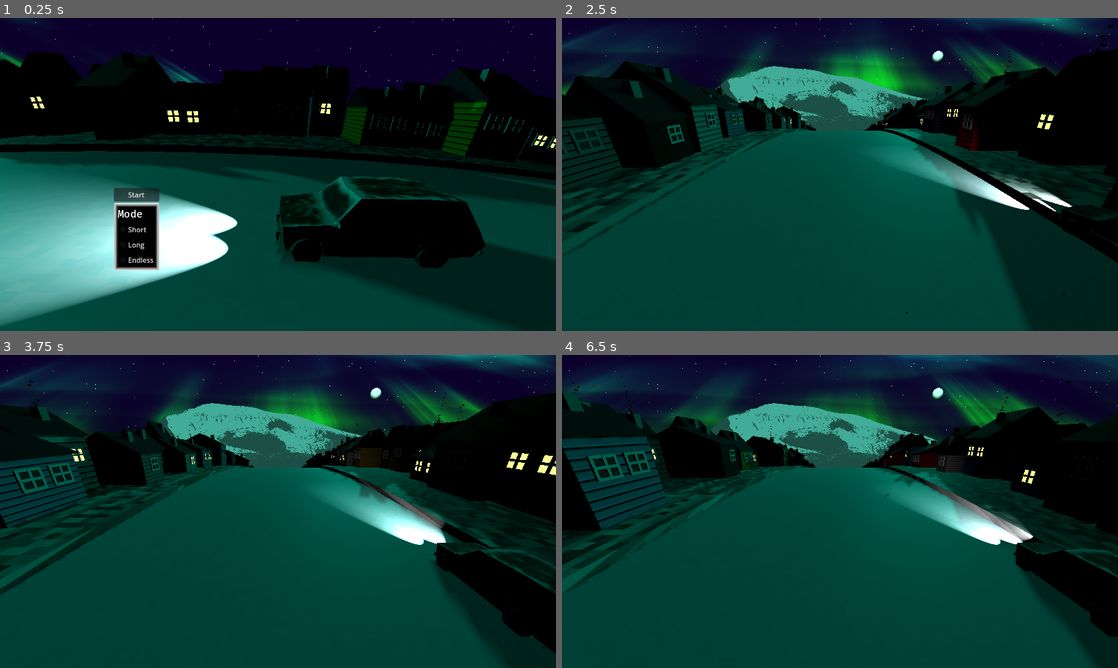
Above: before the commit, frames 1-4 (two rows, left to right).
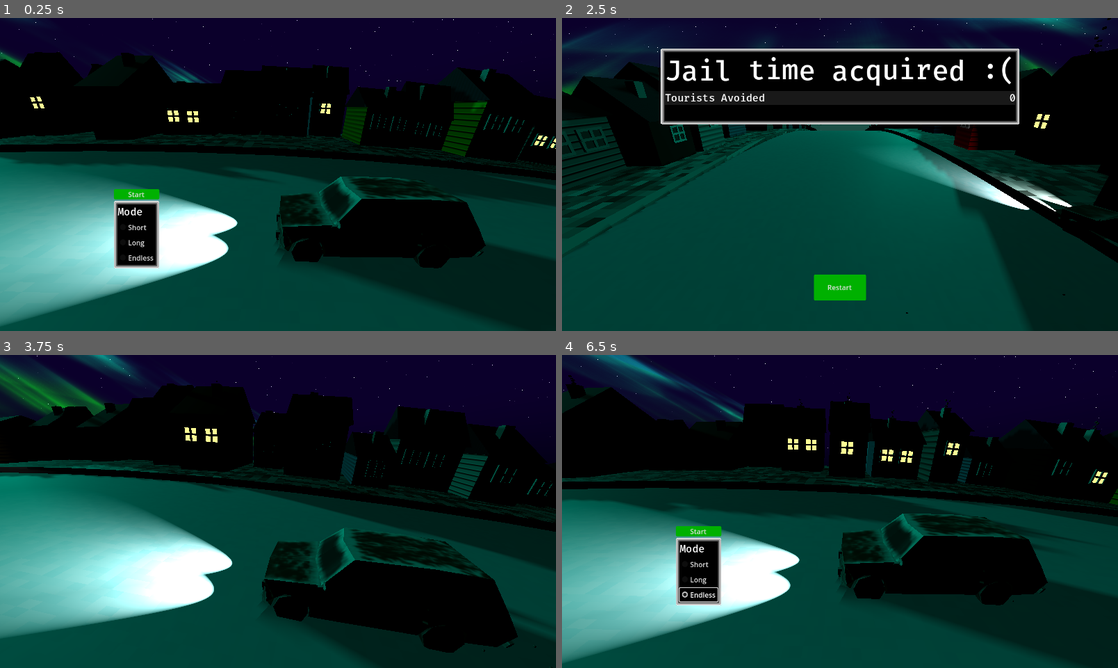
Above: after the commit, the same moments.

Repository: bjornarprytz/waves
Game: Godot game, scene res://main.tscn
Two runs of this game, one before a commit and one after it. Both use one fixed random seed, a clock stepped at 60 frames per second and the inputs below.
Inputs (mouse positions are in pixels of both pictures, inside the frame that each line leads up to):
- Up to frame 1 (0.25 s): no input
- Up to frame 2 (2.5 s): click "Start" at 0.5 s; tap Enter (start) at 1.25, 1.55, 2.1 s; hold Right (steer_right) 1.28-2.03 s; hold Space (honk) 1.28-2.03 s; hold A (steer_left) from 2.03 s (still down); tap K at 2.3 s
- Up to frame 3 (3.75 s): release A (steer_left) at 2.75 s; click (278, 624) at 2.75 s, where only the run after the commit has a clickable "Restart"; click (139, 530) at 3.5 s, where only the run after the commit has a clickable "Start"
- Up to frame 4 (6.5 s): hold Right (steer_right) 4.28-5 s; hold Space (honk) 4.28-5 s; tap K at 4.35 s; click (840, 624) at 5 s, where only the run after the commit has a clickable "Restart"; click (701, 596) at 5.75 s, where only the run after the commit has a clickable "Endless"

The runs differ from the first frame. In frame 1, 0.8% of the frame differs, in the area x 20-29%, y 54-81%; in frame 2, 16%; in frame 3, 57%, in the area x 0-100%, y 0-100%; in frame 4, 56%.

Commit message:
Modular tourist

Diff:
--- a/src/global_theme.tres
+++ b/src/global_theme.tres
@@ -6,6 +6,13 @@
 [ext_resource type="FontFile" uid="uid://b5skvr8ealnht" path="res://assets/fonts/Bona_Nova_SC/BonaNovaSC-Bold.ttf" id="4_hijak"]
 [ext_resource type="FontFile" uid="uid://bb122o3gnfkmh" path="res://assets/fonts/Bona_Nova_SC/BonaNovaSC-Italic.ttf" id="5_x5u83"]
 [ext_resource type="FontFile" uid="uid://dcf1hls2gfcfc" path="res://assets/fonts/Bona_Nova_SC/BonaNovaSC-Regular.ttf" id="6_m0kks"]
+
+[sub_resource type="StyleBoxFlat" id="StyleBoxFlat_vp42j"]
+bg_color = Color(0, 0.69411767, 0, 1)
+corner_radius_top_left = 3
+corner_radius_top_right = 3
+corner_radius_bottom_right = 3
+corner_radius_bottom_left = 3
 
 [sub_resource type="StyleBoxTexture" id="StyleBoxTexture_a20gn"]
 texture = ExtResource("1_hanp0")
@@ -15,6 +22,8 @@
 texture_margin_bottom = 9.0
 
 [resource]
+ActionButton/base_type = &"Button"
+ActionButton/styles/normal = SubResource("StyleBoxFlat_vp42j")
 PanelContainer/styles/panel = SubResource("StyleBoxTexture_a20gn")
 RichTextLabel/font_sizes/normal_font_size = 24
 RichTextLabel/fonts/bold_font = ExtResource("2_hmq0m")
--- a/src/ground.gd
+++ b/src/ground.gd
@@ -26,141 +26,141 @@
 
 
 func _ready() -> void:
-    assert(self.mesh.top_radius == self.mesh.bottom_radius)
+	assert(self.mesh.top_radius == self.mesh.bottom_radius)
 
-    var r = self.mesh.top_radius
+	var r = self.mesh.top_radius
 
-    var circumference_in_meters = r * 2 * PI
+	var circumference_in_meters = r * 2 * PI
 
-    degrees_per_meter = circumference_in_meters / 360.0
-    rads_per_meter = deg_to_rad(degrees_per_meter)
+	degrees_per_meter = circumference_in_meters / 360.0
+	rads_per_meter = deg_to_rad(degrees_per_meter)
 
-    _spawn_buildings()
+	_spawn_buildings()
 
 func place_taco_store(degrees: float):
-    var angle_rad = deg_to_rad(degrees)
-    var x = cos(angle_rad) * (self.mesh.top_radius)
-    var z = sin(angle_rad) * (self.mesh.top_radius)
-    var y = 0.0
-    var taco_store_instance = taco_store_spawner.instantiate() as Node3D
-    add_child(taco_store_instance)
-    taco_store_instance.position = Vector3(x, y, z)
+	var angle_rad = deg_to_rad(degrees)
+	var x = cos(angle_rad) * (self.mesh.top_radius)
+	var z = sin(angle_rad) * (self.mesh.top_radius)
+	var y = 0.0
+	var taco_store_instance = taco_store_spawner.instantiate() as Node3D
+	add_child(taco_store_instance)
+	taco_store_instance.position = Vector3(x, y, z)
 
-    # Rotate taco store so Y-axis points away from wheel center (outward)
-    var outward = Vector3(x, 0, z).normalized()
-    var forward = Vector3.UP.cross(outward).normalized()
-    var right = outward.cross(forward).normalized()
+	# Rotate taco store so Y-axis points away from wheel center (outward)
+	var outward = Vector3(x, 0, z).normalized()
+	var forward = Vector3.UP.cross(outward).normalized()
+	var right = outward.cross(forward).normalized()
 
-    # Basis with Y-axis = outward, Z-axis = -forward, X-axis = right
-    taco_store_instance.basis = Basis(right, outward, forward)
+	# Basis with Y-axis = outward, Z-axis = -forward, X-axis = right
+	taco_store_instance.basis = Basis(right, outward, forward)
 
 
 func start():
-    if (_started):
-        push_warning("Attempting a second start")
-        return
+	if (_started):
+		push_warning("Attempting a second start")
+		return
 
-    _started = true
-    _reset_tourist_timer()
-    var intro_tween = create_tween()
-    intro_tween.tween_property(self, "_rotation_dimmer", 1.0, 1.69)
+	_started = true
+	_reset_tourist_timer()
+	var intro_tween = create_tween()
+	intro_tween.tween_property(self, "_rotation_dimmer", 1.0, 1.69)
 
 func stop():
-    if (not _started):
-        push_warning("Attempting to stop when not started")
-        return
+	if (not _started):
+		push_warning("Attempting to stop when not started")
+		return
 
-    _started = false
-    var outro_tween = create_tween()
-    outro_tween.tween_property(self, "_rotation_dimmer", 0.0, .69)
+	_started = false
+	var outro_tween = create_tween()
+	outro_tween.tween_property(self, "_rotation_dimmer", 0.0, .69)
 
 func _physics_process(delta: float) -> void:
-    var rotation_delta = rads_per_meter * delta * rotation_speed * _rotation_dimmer
-    self.rotate(Vector3.RIGHT, rotation_delta)
-    current_rotation += rotation_delta
+	var rotation_delta = rads_per_meter * delta * rotation_speed * _rotation_dimmer
+	self.rotate(Vector3.RIGHT, rotation_delta)
+	current_rotation += rotation_delta
 
-    if (not _started):
-        return
+	if (not _started):
+		return
 
-    # Handle tourist spawning
-    tourist_spawn_timer += delta
-    if tourist_spawn_timer >= next_tourist_spawn:
-        _spawn_tourist()
-        _reset_tourist_timer()
+	# Handle tourist spawning
+	tourist_spawn_timer += delta
+	if tourist_spawn_timer >= next_tourist_spawn:
+		_spawn_tourist()
+		_reset_tourist_timer()
 
-    Events.distance_traveled.emit(rotation_delta / rads_per_meter)
+	Events.distance_traveled.emit(rotation_delta / rads_per_meter)
 
 func _reset_tourist_timer():
-    next_tourist_spawn = tourist_frequency * randf_range(0.5, 1.5)
-    tourist_spawn_timer = 0.0
+	next_tourist_spawn = tourist_frequency * randf_range(0.5, 1.5)
+	tourist_spawn_timer = 0.0
 
 func _spawn_tourist():
-    # Fixed world-space angle (behind the camera/horizon)
-    var world_spawn_angle_deg = 200.0 # Adjust this to match your red line position
-    # Compensate for ground rotation to keep spawn at fixed world position
-    var local_angle_rad = deg_to_rad(world_spawn_angle_deg) + current_rotation
+	# Fixed world-space angle (behind the camera/horizon)
+	var world_spawn_angle_deg = 200.0 # Adjust this to match your red line position
+	# Compensate for ground rotation to keep spawn at fixed world position
+	var local_angle_rad = deg_to_rad(world_spawn_angle_deg) + current_rotation
 
-    var target_x: float = 0.0
-    var group_color = Utility.random_color()
-    for i in range(randi() % tourist_max_group_size + 1):
-        var is_left_side = randf() < 0.5
-        var base_y = 0.0
-        if is_left_side:
-            base_y = - sidewalk_offset
-        else:
-            base_y = sidewalk_offset
+	var target_x: float = 0.0
+	var group_color = Utility.random_color()
+	for i in range(randi() % tourist_max_group_size + 1):
+		var is_left_side = randf() < 0.5
+		var base_y = 0.0
+		if is_left_side:
+			base_y = - sidewalk_offset
+		else:
+			base_y = sidewalk_offset
 
-        var tourist_instance = tourist_spawner.instantiate() as Tourist
+		var tourist_instance = tourist_spawner.instantiate() as Tourist
 
-        var x = cos(local_angle_rad) * self.mesh.top_radius
-        var z = sin(local_angle_rad) * self.mesh.top_radius
-        var y = base_y + randf_range(-.069, .069)
+		var x = cos(local_angle_rad) * self.mesh.top_radius
+		var z = sin(local_angle_rad) * self.mesh.top_radius
+		var y = base_y + randf_range(-.069, .069)
 
-        add_child(tourist_instance)
-        if (target_x == 0.0):
-            target_x = tourist_instance.stumble_target_x
-        else:
-            tourist_instance.stumble_target_x = target_x + (randf_range(-.169, .169) * i)
-        tourist_instance.position = Vector3(x, y, z)
-        tourist_instance.is_left_side = is_left_side
-        tourist_instance.tint(group_color)
+		add_child(tourist_instance)
+		if (target_x == 0.0):
+			target_x = tourist_instance.stumble_target_x
+		else:
+			tourist_instance.stumble_target_x = target_x + (randf_range(-.169, .169) * i)
+		tourist_instance.position = Vector3(x, y, z)
+		tourist_instance.is_left_side = is_left_side
+		tourist_instance.tint(group_color)
 
-        # Rotate tourist so Y-axis points away from wheel center (outward)
-        var outward = Vector3(x, 0, z).normalized()
-        var forward = Vector3.UP.cross(outward).normalized()
-        var right = - outward.cross(forward).normalized()
+		# Rotate tourist so Y-axis points away from wheel center (outward)
+		var outward = Vector3(x, 0, z).normalized()
+		var forward = Vector3.UP.cross(outward).normalized()
+		var right = - outward.cross(forward).normalized()
 
-        # Basis with Y-axis = outward, Z-axis = -forward, X-axis = right
-        tourist_instance.basis = Basis(right, outward, -forward)
+		# Basis with Y-axis = outward, Z-axis = -forward, X-axis = right
+		tourist_instance.basis = Basis(right, outward, -forward)
 
 func _spawn_buildings():
-    for d in range(360):
-        for is_left in [true, false]:
-            # Spawn buildings on either side of the road
-            var bldg_instance = building_spawner.instantiate() as Building
-            var placement = 0.0
-            if is_left:
-                placement = randf_range(left_building_range.x, left_building_range.y)
-            else:
-                placement = randf_range(right_building_range.x, right_building_range.y)
+	for d in range(360):
+		for is_left in [true, false]:
+			# Spawn buildings on either side of the road
+			var bldg_instance = building_spawner.instantiate() as Building
+			var placement = 0.0
+			if is_left:
+				placement = randf_range(left_building_range.x, left_building_range.y)
+			else:
+				placement = randf_range(right_building_range.x, right_building_range.y)
 
-            var angle_rad = deg_to_rad(d)
-            var x = cos(angle_rad) * (self.mesh.top_radius)
-            var z = sin(angle_rad) * (self.mesh.top_radius)
-            var y = placement
-            add_child(bldg_instance)
-            bldg_instance.position = Vector3(x, y, z)
+			var angle_rad = deg_to_rad(d)
+			var x = cos(angle_rad) * (self.mesh.top_radius)
+			var z = sin(angle_rad) * (self.mesh.top_radius)
+			var y = placement
+			add_child(bldg_instance)
+			bldg_instance.position = Vector3(x, y, z)
 
-            # Rotate building to stand upright and face away from center
-            # The outward direction from center
-            var outward = Vector3(x, 0, z).normalized()
-            # Building's up should be the outward direction
-            # Building's forward should point along the wheel's tangent
-            var forward = Vector3.UP.cross(outward).normalized()
-            var right = outward.cross(forward).normalized()
+			# Rotate building to stand upright and face away from center
+			# The outward direction from center
+			var outward = Vector3(x, 0, z).normalized()
+			# Building's up should be the outward direction
+			# Building's forward should point along the wheel's tangent
+			var forward = Vector3.UP.cross(outward).normalized()
+			var right = outward.cross(forward).normalized()
 
-            # Create basis: X=right, Y=up(outward), Z=-forward
-            var b = Basis(right, outward, -forward)
-            bldg_instance.basis = b
+			# Create basis: X=right, Y=up(outward), Z=-forward
+			var b = Basis(right, outward, -forward)
+			bldg_instance.basis = b
 
-            bldg_instance.add_features(is_left)
+			bldg_instance.add_features(is_left)
--- a/src/main.gd
+++ b/src/main.gd
@@ -35,6 +35,11 @@
 
 var difficulty_timer := 0.0
 var difficulty_interval := 10.0
+
+func _input(event: InputEvent) -> void:
+	#TOREMOVE
+	if (event is InputEventKey && event.is_pressed() && event.keycode == KEY_K):
+		Events.game_over.emit(false)
 
 func restart():
 	get_tree().reload_current_scene()
--- a/src/main.tscn
+++ b/src/main.tscn
@@ -39,6 +39,7 @@
 shader_parameter/crater_intensity = 0.4770000226575
 shader_parameter/crater_scale = 12.702000555845
 shader_parameter/moon_phase = 0.3050000144875
+shader_parameter/brightness = 2.0
 
 [sub_resource type="SphereMesh" id="SphereMesh_kek77"]
 material = SubResource("ShaderMaterial_4c57u")
@@ -114,15 +115,9 @@
 unique_name_in_owner = true
 visible = false
 layout_mode = 1
-anchors_preset = 8
+anchors_preset = 13
 anchor_left = 0.5
-anchor_top = 0.5
 anchor_right = 0.5
-anchor_bottom = 0.5
-offset_left = -129.0
-offset_top = -69.0
-offset_right = 129.0
-offset_bottom = 69.0
 
 [node name="MainMenu" parent="CanvasLayer/MarginContainer/Control" instance=ExtResource("7_dg77c")]
 unique_name_in_owner = true
--- a/src/main_menu.tscn
+++ b/src/main_menu.tscn
@@ -19,6 +19,7 @@
 
 [node name="StartButton" type="Button" parent="VBoxContainer"]
 layout_mode = 2
+theme_type_variation = &"ActionButton"
 text = "Start"
 
 [node name="PanelContainer" type="PanelContainer" parent="VBoxContainer"]
--- a/src/stats_entry.gd
+++ b/src/stats_entry.gd
@@ -1,9 +1,11 @@
 class_name StatsEntry
-extends HBoxContainer
+extends Control
 
-@onready var header_label: RichTextLabel = $Header
-@onready var value_label: RichTextLabel = $Value
+@onready var header_label: RichTextLabel = %Header
+@onready var value_label: RichTextLabel = %Value
+@onready var background: ColorRect = %Background
 
-func set_it(header: String, value: Variant):
+func set_it(header: String, value: Variant, color: Color):
 	header_label.text = header
 	value_label.text = str(value)
+	background.color = color
--- a/src/stats_entry.tscn
+++ b/src/stats_entry.tscn
@@ -1,29 +1,36 @@
-[gd_scene load_steps=2 format=3 uid="uid://djx6s6y233s0t"]
+[gd_scene load_steps=3 format=3 uid="uid://djx6s6y233s0t"]
 
 [ext_resource type="Script" uid="uid://bdxd3vdjkddme" path="res://stats_entry.gd" id="1_qh3q6"]
 
-[node name="StatsEntry" type="HBoxContainer"]
-anchors_preset = 15
-anchor_right = 1.0
-anchor_bottom = 1.0
-offset_right = -1114.0
-offset_bottom = -688.0
-grow_horizontal = 2
-grow_vertical = 2
-size_flags_horizontal = 3
+[sub_resource type="StyleBoxEmpty" id="StyleBoxEmpty_qh3q6"]
+
+[node name="StatsEntry" type="PanelContainer"]
+offset_right = 184.0
+offset_bottom = 50.0
+theme_override_styles/panel = SubResource("StyleBoxEmpty_qh3q6")
 script = ExtResource("1_qh3q6")
 
-[node name="Header" type="RichTextLabel" parent="."]
+[node name="Background" type="ColorRect" parent="."]
+unique_name_in_owner = true
+layout_mode = 2
+
+[node name="Layout" type="HBoxContainer" parent="."]
+layout_mode = 2
+size_flags_horizontal = 3
+
+[node name="Header" type="RichTextLabel" parent="Layout"]
+unique_name_in_owner = true
 layout_mode = 2
 text = "HEADER"
 fit_content = true
 autowrap_mode = 0
 
-[node name="Control" type="Control" parent="."]
+[node name="Control" type="Control" parent="Layout"]
 layout_mode = 2
 size_flags_horizontal = 3
 
-[node name="Value" type="RichTextLabel" parent="."]
+[node name="Value" type="RichTextLabel" parent="Layout"]
+unique_name_in_owner = true
 layout_mode = 2
 text = "VALUE"
 fit_content = true
--- a/src/stats_ui.gd
+++ b/src/stats_ui.gd
@@ -15,24 +15,25 @@
 	if (game.taco_acquired):
 		result_label.clear()
 		result_label.append_text("[rainbow]TACOS acquired!!")
-	await create("Tourists Avoided", str(game.tourists_avoided))
-	await create("Houses Startled", str(game.houses_startled))
-	await create("Honks Made", str(game.honks))
-	await create("Tourists Hit", str(game.tourists_hit))
-	await create("Longest Streak", str(game.longest_streak))
-	await create("Manouver", str(int(game.car_movement)))
-	await create("Distance Traveled", "%sm" % str(int(game.distance_traveled)))
-	await create("Lives Left", str(game.lives))
+	await create("Tourists Avoided", str(game.tourists_avoided), true)
+	await create("Houses Startled", str(game.houses_startled), false)
+	await create("Honks Made", str(game.honks), true)
+	await create("Tourists Hit", str(game.tourists_hit), false)
+	await create("Longest Streak", str(game.longest_streak), true)
+	await create("Manouver (lateral)", str(int(game.car_movement)), false)
+	await create("Distance Traveled", "%sm" % str(int(game.distance_traveled)), true)
+	await create("Lives Left", str(game.lives), false)
 
 
-func create(header: String, value: String) -> void:
+func create(header: String, value: String, odd: bool) -> void:
 	var stats_entry_instance = stats_entry_spawner.instantiate() as StatsEntry
 
 	entry_container.add_child(stats_entry_instance)
-	stats_entry_instance.set_it(header, value)
+	var color = Color(0.1, 0.1, 0.1) if odd else Color(0.2, 0.2, 0.2)
+	stats_entry_instance.set_it(header, value, color)
 	stats_entry_instance.modulate.a = 0.0
 	var tween = create_tween()
-	tween.tween_property(stats_entry_instance, "modulate:a", 1.0, .369)
+	tween.tween_property(stats_entry_instance, "modulate:a", 1.0, .169)
 	await tween.finished
 
 func _on_button_pressed() -> void:
--- a/src/stats_ui.tscn
+++ b/src/stats_ui.tscn
@@ -25,14 +25,18 @@
 theme_override_constants/margin_right = 120
 theme_override_constants/margin_bottom = 60
 
-[node name="PanelContainer" type="PanelContainer" parent="Entries"]
+[node name="VBoxContainer" type="VBoxContainer" parent="Entries"]
 layout_mode = 2
-size_flags_vertical = 4
+alignment = 2
 
-[node name="VBoxContainer" type="VBoxContainer" parent="Entries/PanelContainer"]
+[node name="PanelContainer" type="PanelContainer" parent="Entries/VBoxContainer"]
+layout_mode = 2
+size_flags_vertical = 2
+
+[node name="VBoxContainer" type="VBoxContainer" parent="Entries/VBoxContainer/PanelContainer"]
 layout_mode = 2
 
-[node name="Result" type="RichTextLabel" parent="Entries/PanelContainer/VBoxContainer"]
+[node name="Result" type="RichTextLabel" parent="Entries/VBoxContainer/PanelContainer/VBoxContainer"]
 unique_name_in_owner = true
 layout_mode = 2
 theme_override_font_sizes/normal_font_size = 64
@@ -43,12 +47,19 @@
 horizontal_alignment = 1
 vertical_alignment = 1
 
-[node name="EntryContainer" type="VBoxContainer" parent="Entries/PanelContainer/VBoxContainer"]
+[node name="EntryContainer" type="VBoxContainer" parent="Entries/VBoxContainer/PanelContainer/VBoxContainer"]
 unique_name_in_owner = true
 layout_mode = 2
 
-[node name="Button" type="Button" parent="Entries/PanelContainer/VBoxContainer"]
+[node name="Control" type="Control" parent="Entries/VBoxContainer"]
+custom_minimum_size = Vector2(0, 50)
 layout_mode = 2
+
+[node name="Button" type="Button" parent="Entries/VBoxContainer"]
+custom_minimum_size = Vector2(120, 60)
+layout_mode = 2
+size_flags_horizontal = 4
+theme_type_variation = &"ActionButton"
 text = "Restart"
 
-[connection signal="pressed" from="Entries/PanelContainer/VBoxContainer/Button" to="." method="_on_button_pressed"]
+[connection signal="pressed" from="Entries/VBoxContainer/Button" to="." method="_on_button_pressed"]
--- a/src/tourist.gd
+++ b/src/tourist.gd
@@ -2,7 +2,9 @@
 extends Node3D
 
 @onready var handle: Node3D = %Handle
-@onready var texture: MeshInstance3D = %Texture
+
+@onready var head: MeshInstance3D = %Head
+@onready var body: MeshInstance3D = %Body
 
 var is_left_side: bool = false
 
@@ -11,9 +13,10 @@
 var stumble_target_x: float = randf_range(.5, 5.5)
 
 func tint(color: Color) -> void:
-	var mat = texture.mesh.surface_get_material(0).duplicate() as StandardMaterial3D
-	mat.albedo_color = color
-	texture.set_surface_override_material(0, mat)
+	for texture in [head, body] as Array[MeshInstance3D]:
+		var mat = texture.mesh.surface_get_material(0).duplicate() as StandardMaterial3D
+		mat.albedo_color = color
+		texture.set_surface_override_material(0, mat)
 
 func start_stumbling(delay: float = 0.0) -> void:
 	if is_left_side:
--- a/src/tourist.tscn
+++ b/src/tourist.tscn
@@ -1,17 +1,28 @@
-[gd_scene load_steps=6 format=3 uid="uid://2yxs0eqay0a2"]
+[gd_scene load_steps=9 format=3 uid="uid://2yxs0eqay0a2"]
 
 [ext_resource type="Script" uid="uid://s8nhae4eecy3" path="res://tourist.gd" id="1_1jonp"]
-[ext_resource type="Texture2D" uid="uid://bfmdqnchfsyfb" path="res://assets/img/tourist.png" id="1_uc8sr"]
+[ext_resource type="Texture2D" uid="uid://cum7qjtpjoy3i" path="res://assets/img/tourist-head-1.png" id="2_1jonp"]
+[ext_resource type="Texture2D" uid="uid://cq11ogq1gxkbw" path="res://assets/img/tourist-body-1.png" id="3_5njhx"]
 
 [sub_resource type="StandardMaterial3D" id="StandardMaterial3D_vkp31"]
 transparency = 4
 cull_mode = 2
-albedo_texture = ExtResource("1_uc8sr")
+albedo_texture = ExtResource("2_1jonp")
 
 [sub_resource type="QuadMesh" id="QuadMesh_d4pc4"]
 lightmap_size_hint = Vector2i(7, 12)
 material = SubResource("StandardMaterial3D_vkp31")
-size = Vector2(0.5, 1)
+size = Vector2(0.5, 0.25)
+
+[sub_resource type="StandardMaterial3D" id="StandardMaterial3D_av001"]
+transparency = 4
+cull_mode = 2
+albedo_texture = ExtResource("3_5njhx")
+
+[sub_resource type="QuadMesh" id="QuadMesh_646cv"]
+lightmap_size_hint = Vector2i(7, 12)
+material = SubResource("StandardMaterial3D_av001")
+size = Vector2(0.5, 0.75)
 
 [sub_resource type="CapsuleShape3D" id="CapsuleShape3D_1jonp"]
 radius = 0.21923828
@@ -23,10 +34,16 @@
 [node name="Handle" type="Node3D" parent="."]
 unique_name_in_owner = true
 
-[node name="Texture" type="MeshInstance3D" parent="Handle"]
+[node name="Head" type="MeshInstance3D" parent="Handle"]
 unique_name_in_owner = true
-transform = Transform3D(1, 0, 0, 0, 1, 0, 0, 0, 1, 0, 0.505924, 0)
+transform = Transform3D(1, 0, 0, 0, 1, 0, 0, 0, 1, -0.030800492, 0.86080825, 0.023835003)
 mesh = SubResource("QuadMesh_d4pc4")
+skeleton = NodePath("../..")
+
+[node name="Body" type="MeshInstance3D" parent="Handle"]
+unique_name_in_owner = true
+transform = Transform3D(1, 0, 0, 0, 1, 0, 0, 0, 1, 0, 0.3802415, 0)
+mesh = SubResource("QuadMesh_646cv")
 skeleton = NodePath("../..")
 
 [node name="HitBox" type="Area3D" parent="Handle"]
Binary file added: src/assets/img/tourist-body-1.aseprite
Binary file added: src/assets/img/tourist-body-1.png
Not shown, added: src/assets/img/tourist-body-1.png.import
Binary file added: src/assets/img/tourist-head-1.aseprite
Binary file added: src/assets/img/tourist-head-1.png
Not shown, added: src/assets/img/tourist-head-1.png.import
Not shown: 1 places in src/global_theme.tres that only renumber resources
Not shown, changed: readme.md
